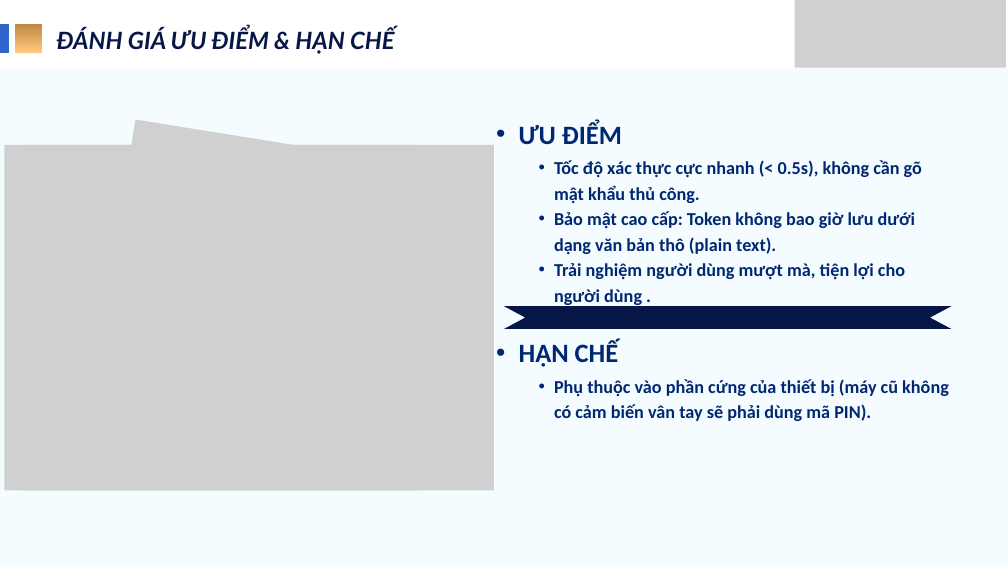
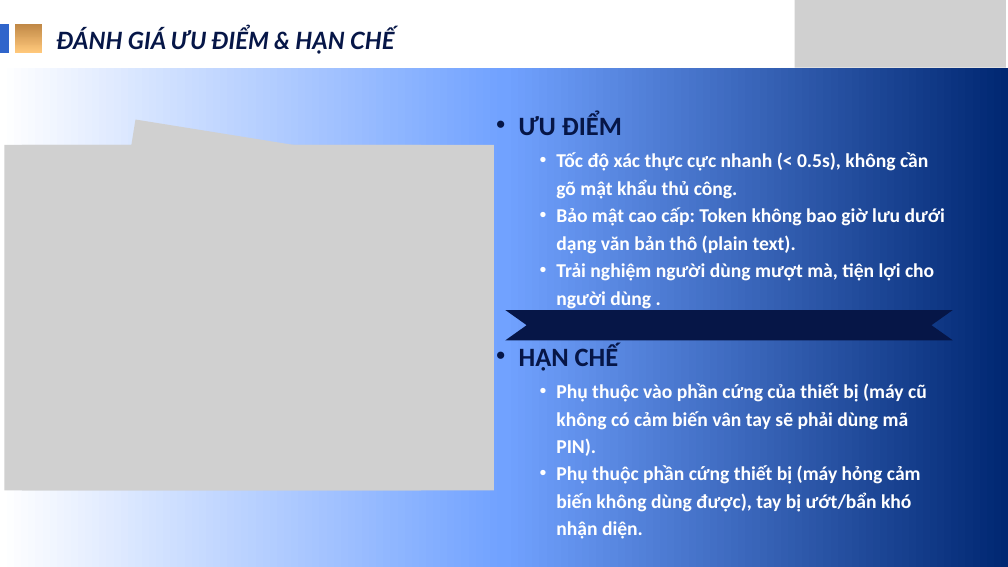
Before and after one commit to nhphuc2035-commits/AppDatLichHotToc, a slide deck: slide 10 of File thuyết trình.pptx. Drawn at 1008x567 pixels with LibreOffice and Linux fonts; fonts in the diff are those of the drawing; grey boxes stand for pictures. Boxes give left, top, right and bottom in pixels: in the first picture for what was removed or moved away, otherwise in the second. Text is boxed around its words. In the diff, an @@ line names an element or a change of style, - is before the commit and + after.

```diff
--- a/File thuyết trình.pptx
+++ b/File thuyết trình.pptx
@@ background #F5FCFF to gradient #FFFFFF to #71A2FF to #002772 @@
@@ text "ƯU ĐIỂM" at [519, 113, 622, 135]: text colour #002772 to #061647 @@
@@ text "ƯU ĐIỂM": place and size @@
-text "ƯU ĐIỂM" at [519, 122, 622, 144]
+text "ƯU ĐIỂM" at [519, 113, 622, 135]
@@ text "Tốc độ xác thực cực ...": place and size @@
-text "Tốc độ xác thực cực ..." at [554, 160, 922, 307]
+text "Tốc độ xác thực cực ..." at [556, 152, 945, 309]
@@ text "Tốc độ xác thực cực ..." at [556, 152, 945, 309]: size 26 to 28 pt, text colour #002772 to #FFFFFF; indent changed; line spacing 36.4pt to 39.2pt @@
@@ freeform shape: place and size @@
-freeform shape at [504, 306, 952, 329]
+freeform shape at [506, 310, 953, 340]
@@ text "HẠN CHẾ" at [519, 344, 619, 371]: text colour #002772 to #061647 @@
@@ text at [556, 383, 927, 456]: size 26 to 28 pt, text colour #002772 to #FFFFFF in "Phụ thuộc vào phần cứng của thiết ..."; indent changed; line spacing 36.4pt to 39.2pt @@
@@ text at [556, 465, 921, 539]: paragraph added @@
+  • Phụ thuộc phần cứng thiết bị (máy hỏng cảm biến không dùng được), tay bị ướt/bẩn khó nhận diện.
```
Also in this commit, not shown: 9 other slides changed, 2 slides added.
